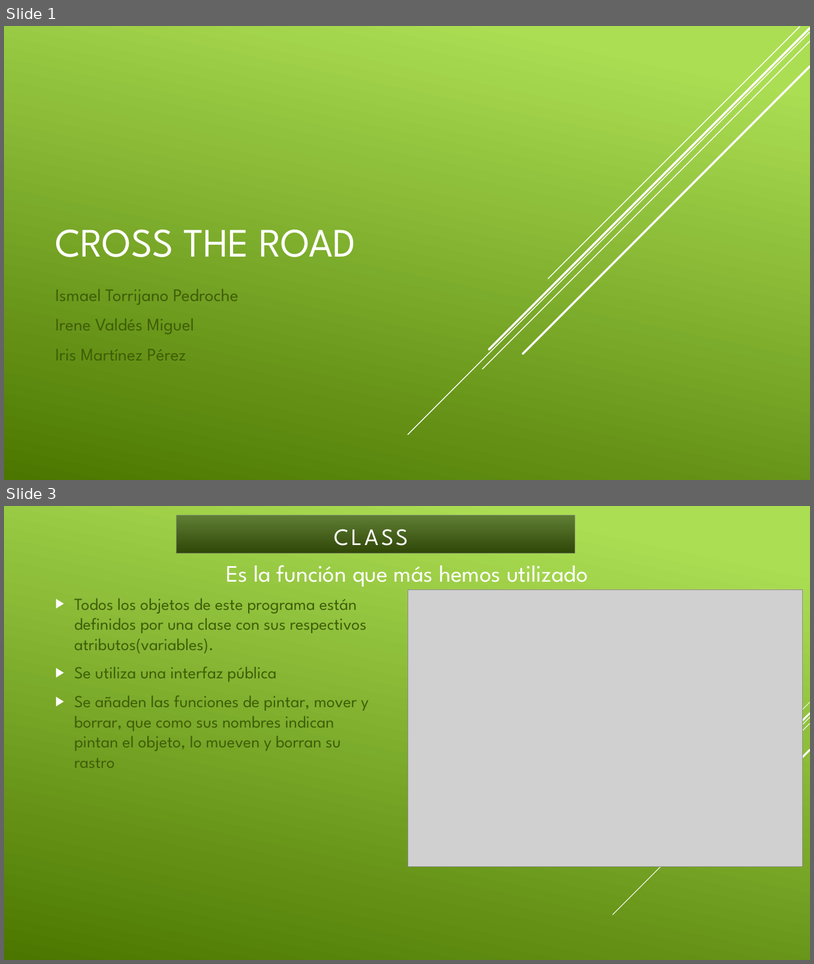
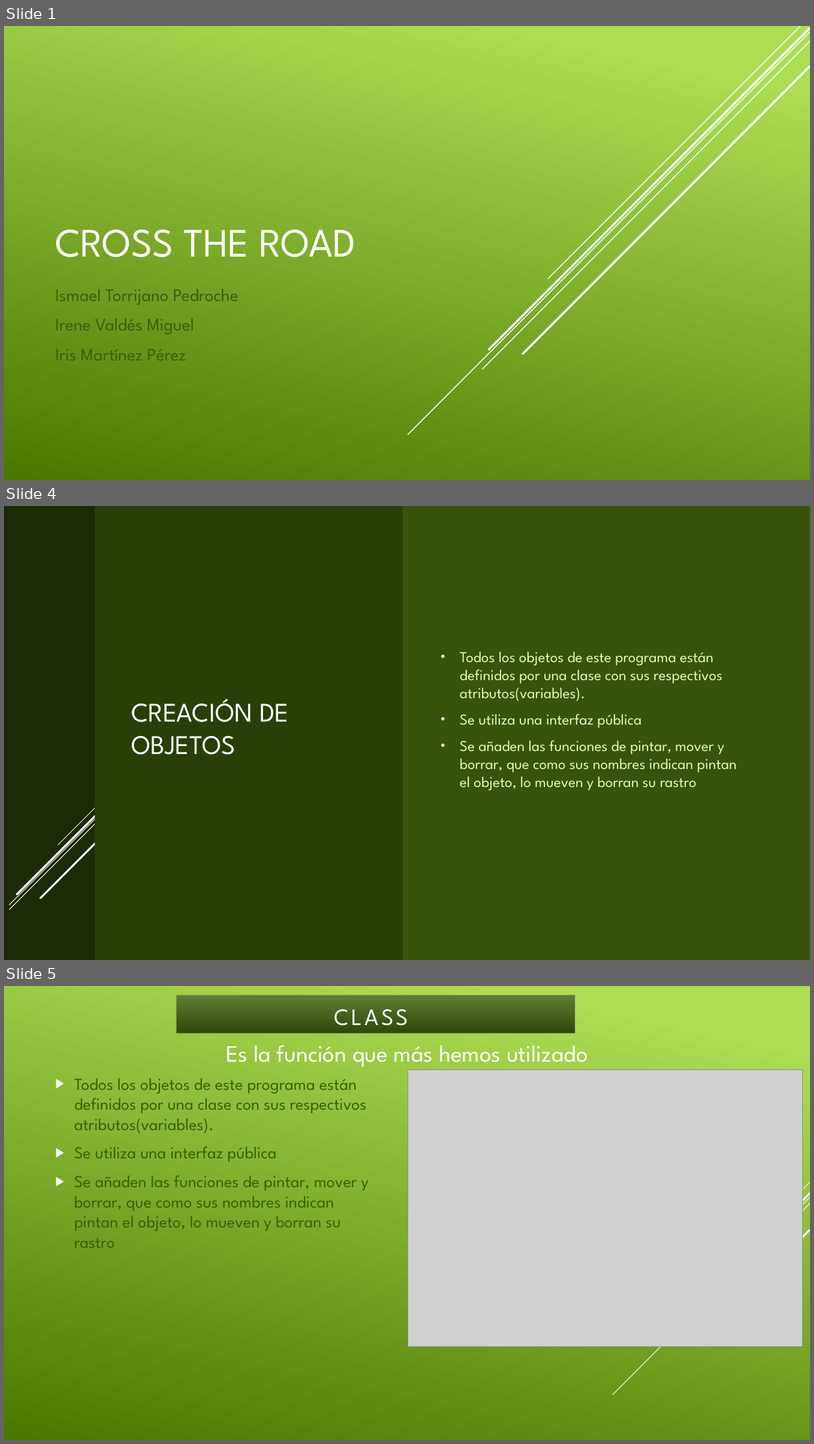
Before and after one commit to aigora/twA109_1920-camara-termica, a slide deck: CROSS the road.pptx. Shown one above the other, each under a label of ours: slides 1 and 3 before the commit, slides 1, 4 and 5 after it; the slides between them are not shown. The pictures are 814x964 and 814x1444 pixels, drawn with LibreOffice and Linux fonts; fonts in the diff are those of the drawing; grey boxes stand for pictures. Boxes give left, top, right and bottom in pixels: in the first picture for what was removed or moved away, otherwise in the second. Text is boxed around its words. In the diff, an @@ line names an element or a change of style, - is before the commit and + after.

```diff
--- a/CROSS the road.pptx
+++ b/CROSS the road.pptx
@@ slide 4 added at [4,506,810,960], background #537D0B @@
@@ rectangle added at [4,506,810,960], fill #38540A @@
@@ rectangle added at [4,506,99,960], fill #1C2A05 @@
@@ rectangle added at [95,506,402,960], fill #2A3F08 @@
@@ text added at [460,651,737,790], 18 pt, text #E2F9BA @@
+• Todos los objetos de este programa están definidos por una clase con sus respectivos atributos(variables).
+• Se utiliza una interfaz pública
+• Se añaden las funciones de pintar, mover y borrar, que como sus nombres indican pintan el objeto, lo mueven y borran su rastro
@@ title added at [131,699,289,754], 32 pt, text #FFFFFF @@
+CREACIÓN DE OBJETOS
@@ group added at [613,702,810,915]: 5 lines @@
@@ group added at [9,799,103,910]: 5 lines @@
@@ what was slide 3 is now slide 5 @@
```
Also in this commit, not shown: 1 slide changed, 1 other slide added.
